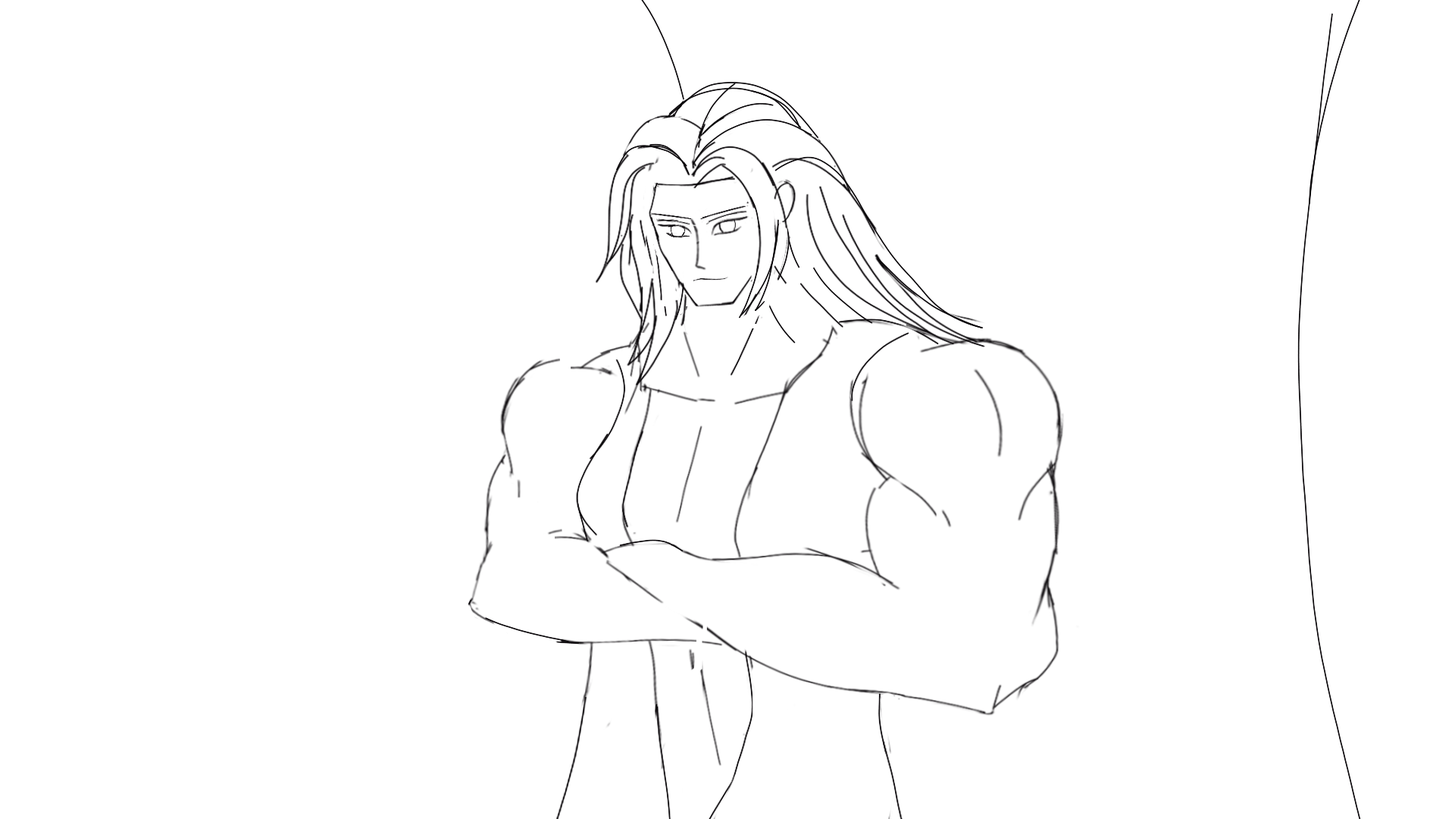
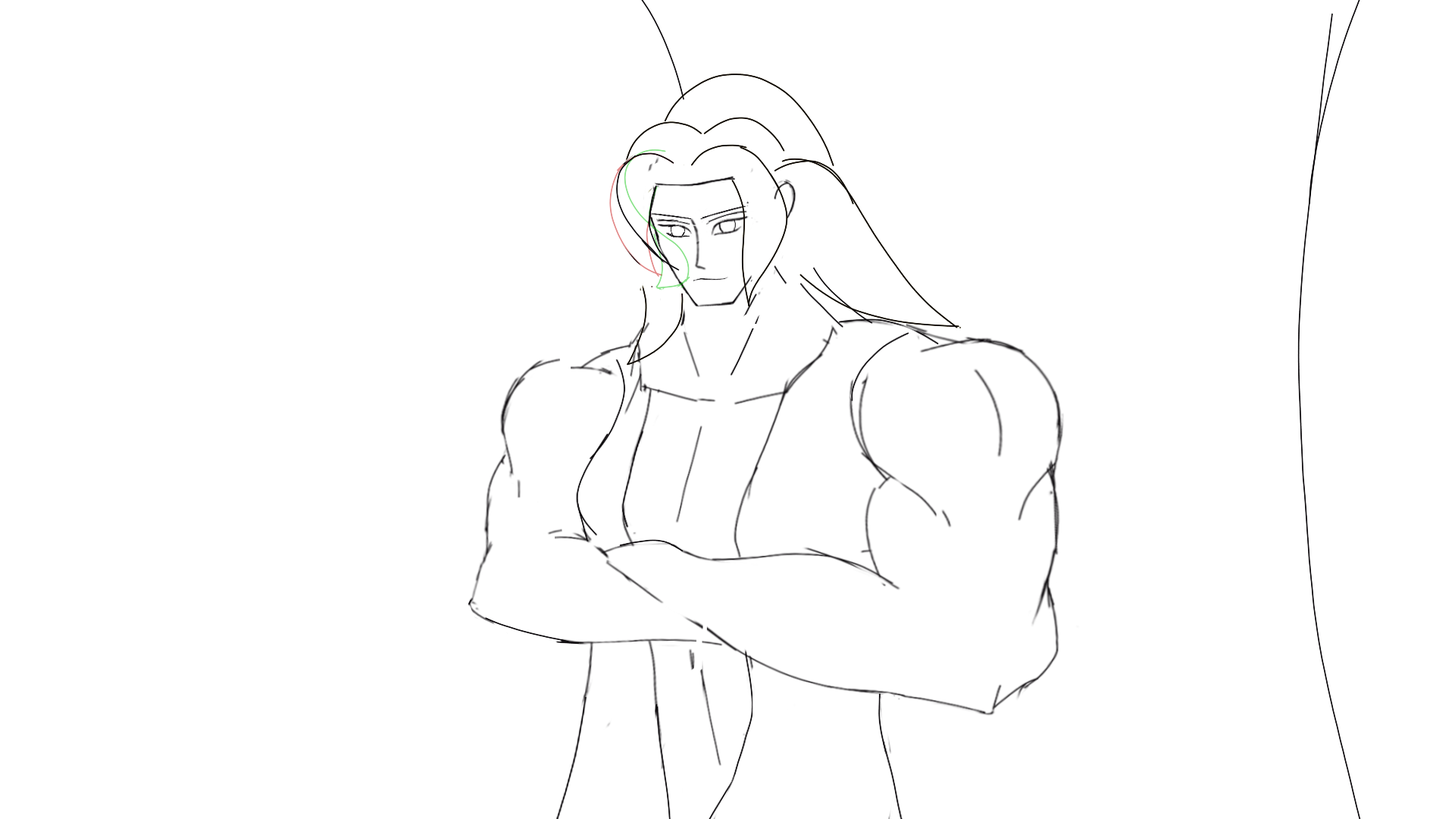
Layer changes from the first (1455, 819) image to the second:
hid "Paint Layer 3", opacity 100% → 36%, painted on it over [523, 73, 986, 386]
renamed "Paint Layer 2" to "Paint Layer 6", showed it, painted on it over [595, 73, 971, 386]
painted on "Paint Layer 2" over [523, 73, 986, 386]
